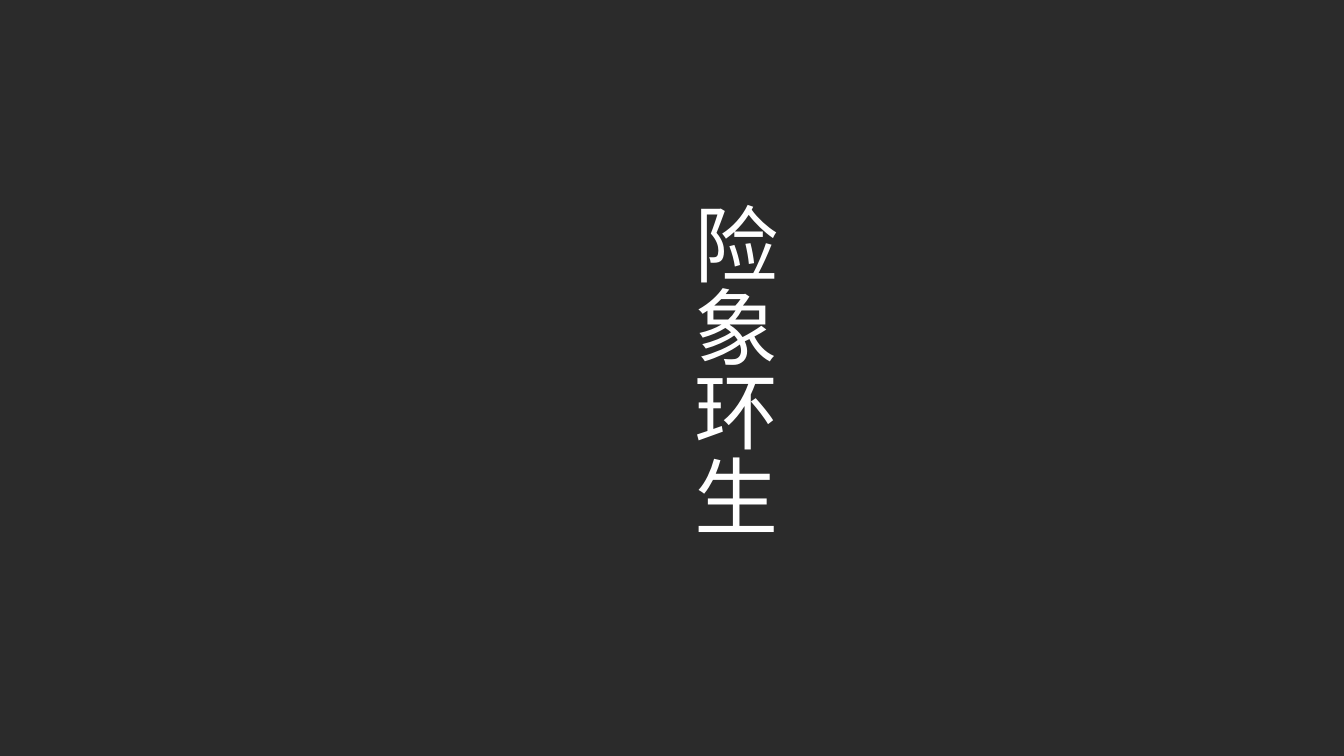
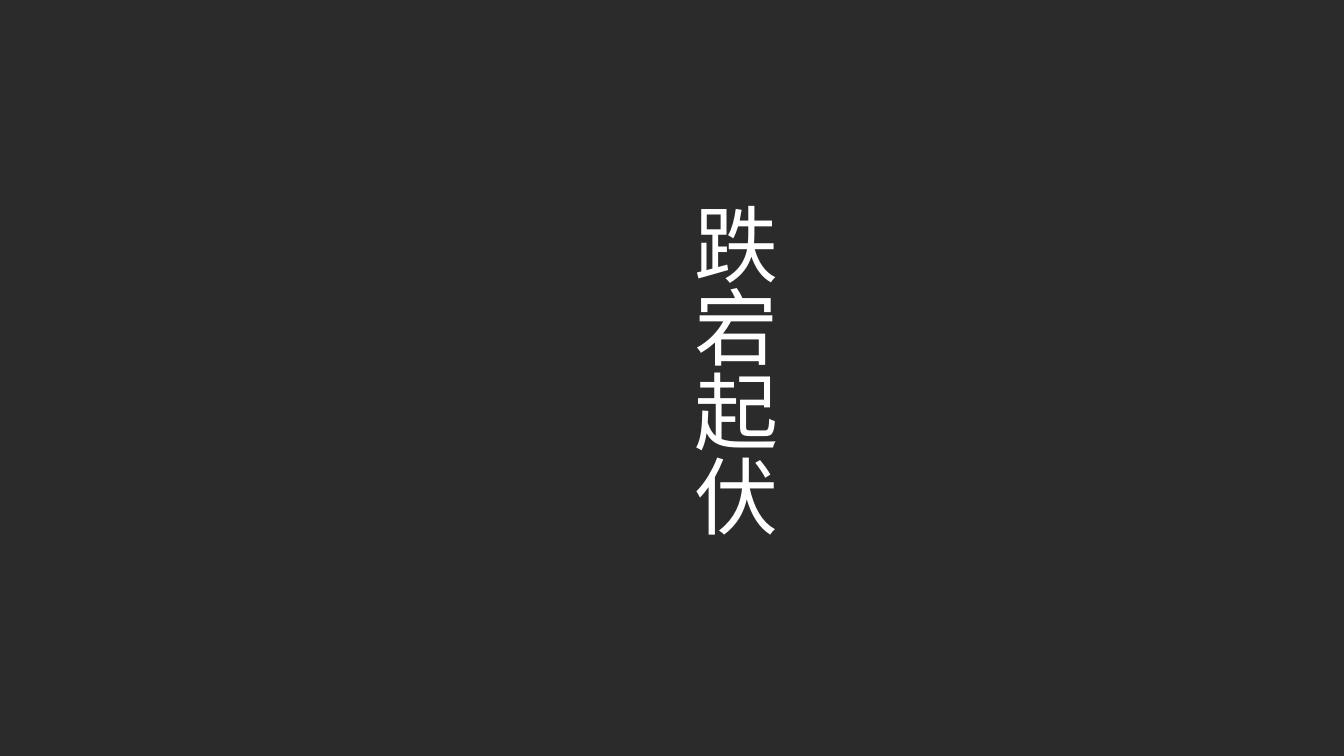
Before and after one commit to HeavySE/SE-lab, a slide deck: slide 6 of 软件工程Lab1.pptx. Drawn at 1344x756 pixels with LibreOffice and Linux fonts; fonts in the diff are those of the drawing; background and template pictures are left out; a plain dark background stands for a picture behind light text. Boxes give left, top, right and bottom in pixels: in the first picture for what was removed or moved away, otherwise in the second. Text is boxed around its words. In the diff, an @@ line names an element or a change of style, - is before the commit and + after.

```diff
--- a/软件工程Lab1.pptx
+++ b/软件工程Lab1.pptx
@@ title at (x1=695, y1=206, x2=779, y2=535): text changed @@
-险象环生
+跌宕起伏
```
Also in this commit, not shown: 2 other files.
